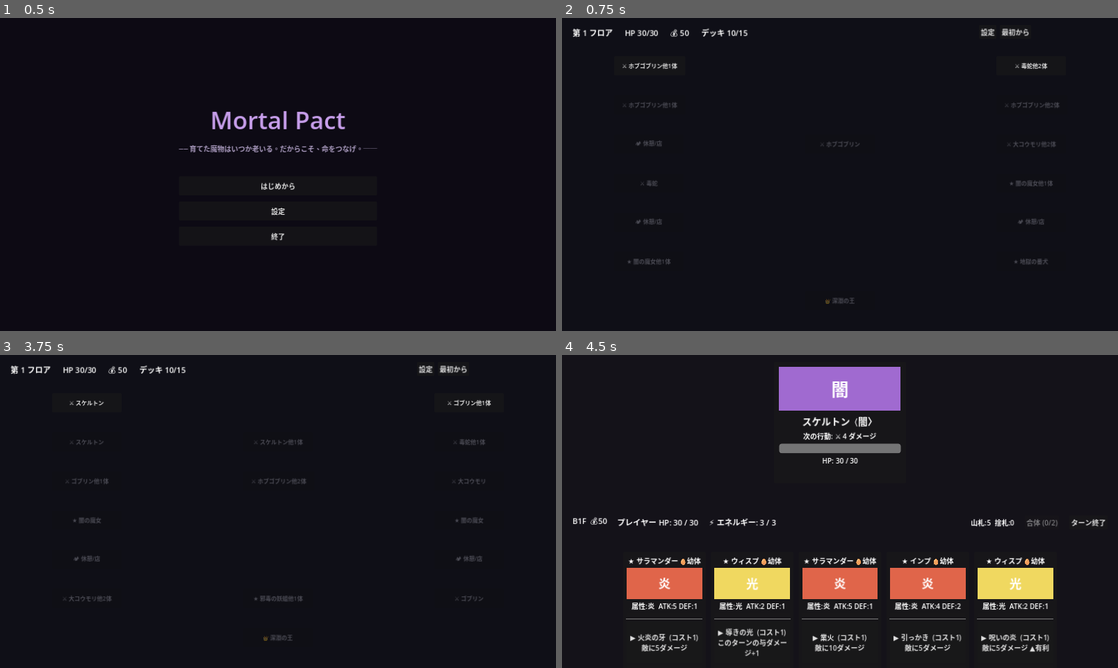
Above: before the commit, frames 1-4 (two rows, left to right).
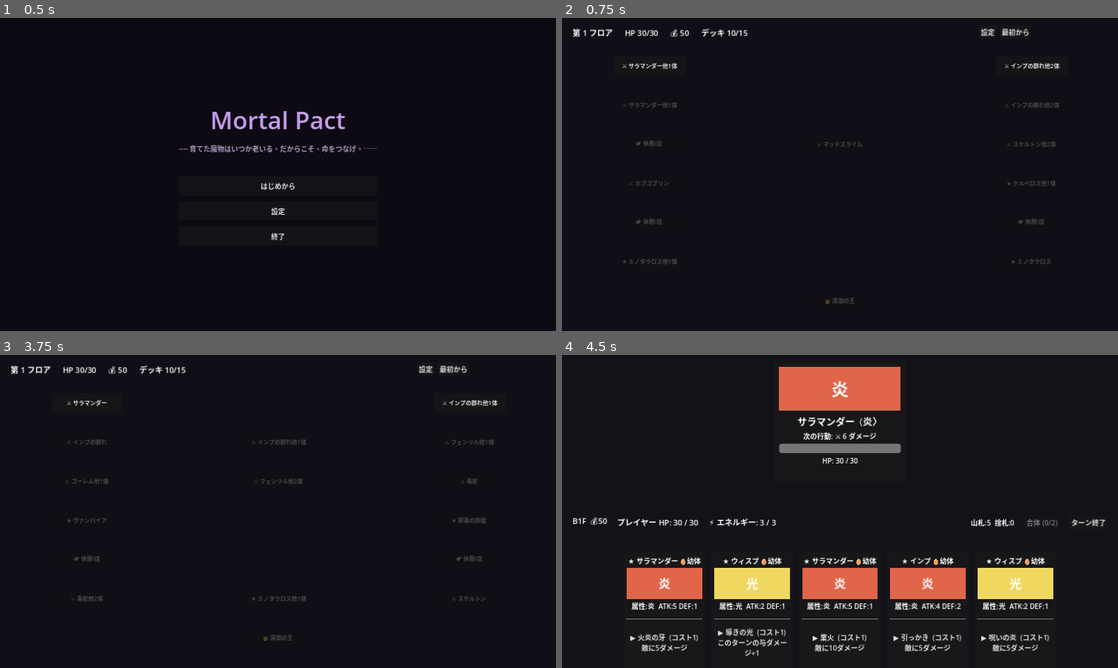
Above: after the commit, the same moments.

Repository: bakery48/mortal-pact
Game: Godot game, scene res://scenes/ui/title.tscn
The game is run twice, just before and just after one commit, with the same random seed, the same clock (stepped at 60 frames per second) and the same inputs.
Inputs (mouse positions are in pixels of both pictures, inside the frame that each line leads up to):
- Up to frame 1 (0.5 s): no input
- Up to frame 2 (0.75 s): click "はじめから" at 0.5 s
- Up to frame 3 (3.75 s): click "設定" at 1.25 s; click "フルスクリーン" at 2 s; click "戻る" at 2.75 s; click "最初から" at 3.5 s
- Up to frame 4 (4.5 s): click (650, 401) at 4.25 s, where only the run before the commit has a clickable "⚔ スケルトン"

Frame 1 is identical in both runs. In frame 2, 0.5% of the frame differs, in the area x 11-90%, y 14-79%; in frame 3, 0.7%; in frame 4, 3.5%, in the area x 39-88%, y 3-95%.

Commit message:
Fix monster asymmetry: shared species pool between enemies and allies
Add the 6 zako enemy species (ゴブリン/スケルトン/大コウモリ/ホブゴブリン/
マッドスライム/毒蛇) to the ally reward pool with appropriate skill sets,
and add the 5 starter ally species (サラマンダー/フェンリル/ゴーレム/ウィスプ/インプ)
to the enemy zako pool. Also add 3 reward-pool monsters (ケルベロス/ミノタウロス/
ヴァンパイア) as elite enemies. Monster catalog grows from 46 to 52.

https://claude.ai/code/session_01SGpNd8xjjtE9S1hYpNHnwi

Diff:
--- a/scripts/enemy_database.gd
+++ b/scripts/enemy_database.gd
@@ -26,6 +26,11 @@
 		_enemy("マッドスライム", 60, [_move(D, 8), _move(A, 7)], E.WATER),
 		_enemy("インプの群れ", 46, [_move(A, 5), _move(A, 5), _move(A, 8)], E.FIRE),
 		_enemy("毒蛇", 42, [_move(P, 3), _move(A, 7), _move(A, 9)], E.DARK),
+		_enemy("サラマンダー", 50, [_move(A, 10), _move(A, 16)], E.FIRE),
+		_enemy("フェンリル", 46, [_move(A, 9), _move(B, 3), _move(A, 13)], E.DARK),
+		_enemy("ゴーレム", 62, [_move(D, 10), _move(A, 9)], E.EARTH),
+		_enemy("ウィスプ", 34, [_move(B, 3), _move(A, 9), _move(A, 7)], E.LIGHT),
+		_enemy("インプ", 42, [_move(A, 7), _move(A, 9)], E.FIRE),
 	]
 
 # --- エリート ---------------------------------------------------------------
@@ -43,6 +48,9 @@
 		_enemy("ガーゴイル", 95, [_move(D, 12), _move(A, 15), _move(A, 9)], E.EARTH),
 		_enemy("地獄の番犬", 84, [_move(A, 12), _move(A, 12), _move(B, 5)], E.FIRE),
 		_enemy("邪毒の妖蛆", 78, [_move(P, 5), _move(A, 11), _move(D, 10)], E.DARK),
+		_enemy("ケルベロス", 95, [_move(A, 14), _move(A, 22), _move(B, 5)], E.DARK),
+		_enemy("ミノタウロス", 100, [_move(A, 13), _move(B, 4), _move(A, 19)], E.EARTH),
+		_enemy("ヴァンパイア", 88, [_move(A, 12), _move(H, 12), _move(A, 18)], E.DARK),
 	]
 
 # --- ボス -------------------------------------------------------------------
--- a/scripts/monster_factory.gd
+++ b/scripts/monster_factory.gd
@@ -225,6 +225,32 @@
 	list.append(_monster("グリモワール", 6, 5, MonsterData.Element.NONE, 1.2, [
 		_cmd("詠唱", 1, CommandData.Effect.ENERGY, 2, "エネルギー+2"),
 		_cmd("禁呪", 3, CommandData.Effect.DOUBLE_NEXT, 0, "次のダメージを2倍にする"),
+	]))
+
+	# --- 敵種族の仲間版（対称性のため） ---
+	list.append(_monster("ゴブリン", 9, 5, MonsterData.Element.EARTH, 1.2, [
+		_cmd("強奪", 1, CommandData.Effect.DAMAGE, 9, "敵に9ダメージ"),
+		_cmd("鬨の声", 1, CommandData.Effect.BUFF_ATK, 3, "このターンの与ダメージ+3"),
+	]))
+	list.append(_monster("スケルトン", 10, 3, MonsterData.Element.DARK, 1.0, [
+		_cmd("骨の槍", 1, CommandData.Effect.DAMAGE, 10, "敵に10ダメージ"),
+		_cmd("死者の呪い", 2, CommandData.Effect.POISON, 3, "敵に毒3を付与"),
+	]))
+	list.append(_monster("大コウモリ", 9, 3, MonsterData.Element.WIND, 1.3, [
+		_cmd("音波", 1, CommandData.Effect.DAMAGE, 9, "敵に9ダメージ"),
+		_cmd("血吸い", 2, CommandData.Effect.DAMAGE, 15, "敵に15ダメージ"),
+	]))
+	list.append(_monster("ホブゴブリン", 11, 6, MonsterData.Element.EARTH, 0.9, [
+		_cmd("鉄槌", 2, CommandData.Effect.DAMAGE, 14, "敵に14ダメージ"),
+		_cmd("集団突撃", 1, CommandData.Effect.BUFF_ATK, 4, "このターンの与ダメージ+4"),
+	]))
+	list.append(_monster("マッドスライム", 7, 9, MonsterData.Element.WATER, 1.1, [
+		_cmd("泥弾", 1, CommandData.Effect.DAMAGE, 8, "敵に8ダメージ"),
+		_cmd("粘液の壁", 1, CommandData.Effect.GUARD, 10, "ブロック10を得る"),
+	]))
+	list.append(_monster("毒蛇", 8, 4, MonsterData.Element.DARK, 1.1, [
+		_cmd("毒牙", 1, CommandData.Effect.POISON, 4, "敵に毒4を付与"),
+		_cmd("蛇の一撃", 1, CommandData.Effect.DAMAGE, 9, "敵に9ダメージ"),
 	]))
 
 	# --- 状態異常特化 ---
Not shown, changed: game_design.html
